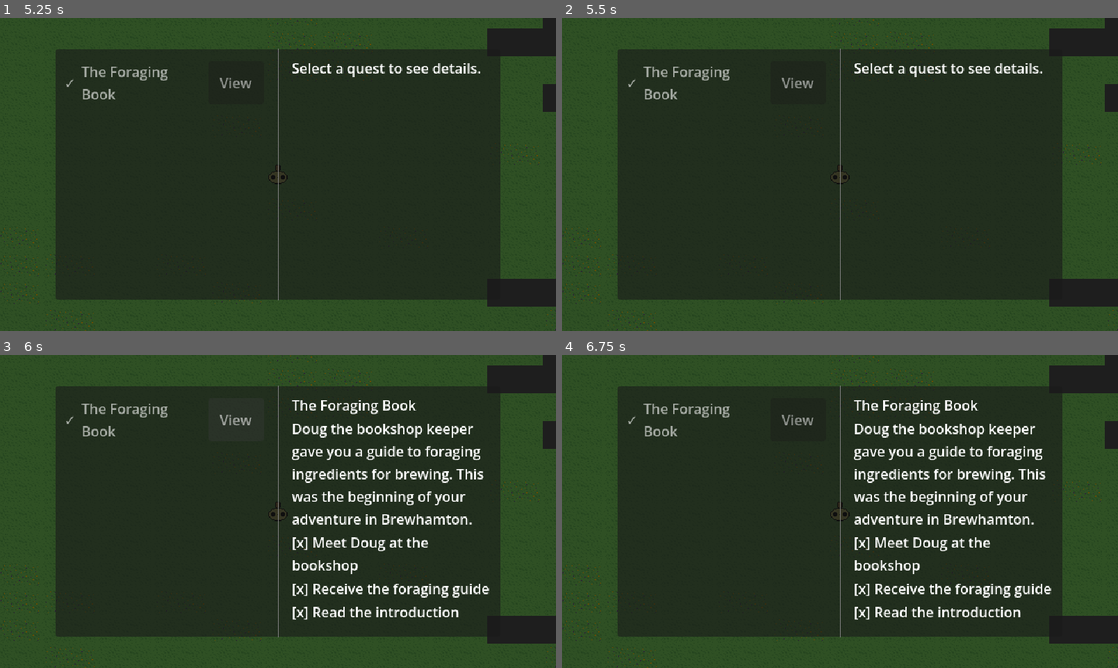
Above: before the commit, frames 1-4 (two rows, left to right).
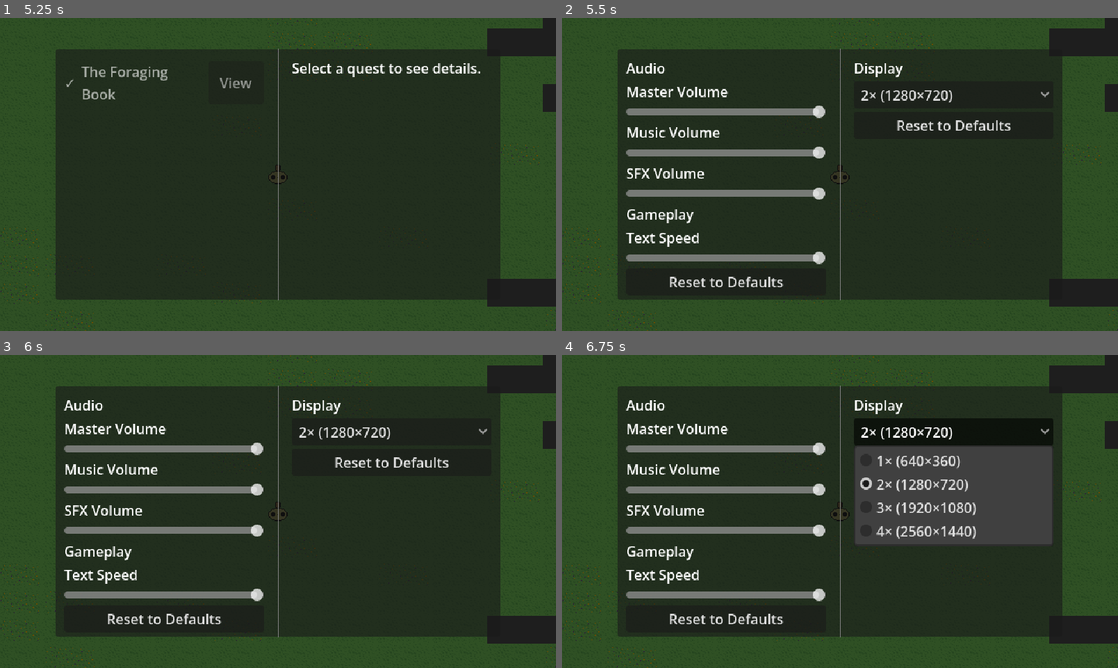
Above: after the commit, the same moments.

Repository: LeftTenant/CreamBun
Game: Godot game, scene res://world/world.tscn
Two runs of this game, one before a commit and one after it. Both use one fixed random seed, a clock stepped at 60 frames per second and the inputs below.
Inputs (mouse positions are in pixels of both pictures, inside the frame that each line leads up to):
- Up to frame 1 (5.25 s): tap Enter at 0.5 s; move the mouse to (400, 158) at 0.52 s; hold D (move_right) 0.53-1.25 s; hold Tab (ui_focus_next) 0.53-1.25 s; click (400, 158) at 0.67 s; tap Page Up (notebook_page_next, bound only after the commit) at 0.8 s; drag from (166, 190) to (250, 237) at 1.27 s; move the mouse to (333, 105) at 2.02 s; hold D (move_right) 2.03-2.75 s; hold Page Down (notebook_page_prev, bound only after the commit) 2.03-2.75 s; tap Tab (ui_focus_next) at 2.3 s; drag from (250, 237) to (111, 127) at 2.77 s; move the mouse to (444, 221) at 3.52 s; hold A (move_left) 3.53-4.25 s; hold R (notebook_recycle) 3.53-4.25 s; tap Page Down (notebook_page_prev, bound only after the commit) at 3.8 s; drag from (111, 127) to (194, 96) at 4.27 s; tap Space at 5 s; move the mouse to (305, 174) at 5.02 s; hold S (move_down) from 5.03 s (still down); hold Q (open_notebook_quests) from 5.03 s (still down); click (305, 174) at 5.17 s
- Up to frame 2 (5.5 s): keep holding S (move_down); keep holding Q (open_notebook_quests); tap Page Up (notebook_page_next, bound only after the commit) at 5.3 s
- Up to frame 3 (6 s): release S (move_down) at 5.75 s; release Q (open_notebook_quests) at 5.75 s; click (233, 420) at 5.75 s, where only the run before the commit has a clickable "View"
- Up to frame 4 (6.75 s): click (951, 433) at 6.5 s, where only the run after the commit has a clickable "2× (1280×720)"

Frame 1 is identical in both runs. In frame 2, 6.4% of the frame differs, in the area x 11-88%, y 14-86%; in frame 3, 11%; in frame 4, 21%, in the area x 11-89%, y 14-86%.

Commit message:
Fix #26: cycle notebook pages with PageUp/PageDown instead of Tab
Page cycling was bound to the built-in ui_focus_next/ui_focus_prev
actions (Tab/Shift+Tab) in notebook.gd _unhandled_input(). Because those
were intercepted only in _unhandled_input, page cycling stopped working
once any Control had focus, since the control consumed Tab first for
normal focus navigation. Replaced them with dedicated notebook_page_next
(PageUp) and notebook_page_prev (PageDown) actions, freeing Tab for UI
focus nav. Updated the design doc and e2e scenarios to match.

Tests:
- New actions exist in the InputMap
- PageUp/PageDown cycle _current_tab forward/backward with wrap-around
- ui_focus_next/prev no longer change the tab while the notebook is open

Closes #26

Co-Authored-By: Claude Opus 4.8 <noreply@anthropic.com>

Diff:
--- a/project.godot
+++ b/project.godot
@@ -96,6 +96,16 @@
 "events": [Object(InputEventKey,"resource_local_to_scene":false,"resource_name":"","device":-1,"window_id":0,"alt_press …(192 unchanged characters)…
 ]
 }
+notebook_page_next={
+"deadzone": 0.5,
+"events": [Object(InputEventKey,"resource_local_to_scene":false,"resource_name":"","device":-1,"window_id":0,"alt_pressed":false,"shift_pressed":false,"ctrl_pressed":false,"meta_pressed":false,"pressed":false,"keycode":0,"physical_keycode":4194323,"key_label":0,"unicode":0,"location":0,"echo":false,"script":null)
+]
+}
+notebook_page_prev={
+"deadzone": 0.5,
+"events": [Object(InputEventKey,"resource_local_to_scene":false,"resource_name":"","device":-1,"window_id":0,"alt_pressed":false,"shift_pressed":false,"ctrl_pressed":false,"meta_pressed":false,"pressed":false,"keycode":0,"physical_keycode":4194324,"key_label":0,"unicode":0,"location":0,"echo":false,"script":null)
+]
+}
 
 [rendering]
 
--- a/tests/integration/notebook/test_notebook_shell.gd
+++ b/tests/integration/notebook/test_notebook_shell.gd
@@ -475,39 +475,76 @@
 
 
 # ---------------------------------------------------------------------------
-# Test 22 — _unhandled_input: Tab key cycles forward through tabs
-# ---------------------------------------------------------------------------
-
-func test_notebook_input_tab_key_cycles_forward() -> void:
-	# While open, Tab advances to the next tab. INVENTORY(0) → MAP(1).
-	# This lets keyboard-only players browse tabs without using hotkeys.
+# Test 22 — PageUp/PageDown actions are registered in the InputMap (issue #26)
+# ---------------------------------------------------------------------------
+
+func test_notebook_page_cycle_actions_exist() -> void:
+	# Issue #26: page cycling was bound to the built-in ui_focus_next/_prev
+	# (Tab/Shift+Tab) actions, which broke once a Control had focus because the
+	# control consumed Tab first. The fix adds dedicated PageUp/PageDown actions.
+	# These must be present in project.godot's InputMap or page cycling cannot
+	# fire at all.
+	assert_true(InputMap.has_action("notebook_page_next"),
+			"InputMap must define notebook_page_next (PageUp) — see issue #26")
+	assert_true(InputMap.has_action("notebook_page_prev"),
+			"InputMap must define notebook_page_prev (PageDown) — see issue #26")
+
+
+# ---------------------------------------------------------------------------
+# Test 23 — _unhandled_input: PageUp cycles forward through tabs (issue #26)
+# ---------------------------------------------------------------------------
+
+func test_notebook_input_page_next_cycles_forward() -> void:
+	# While open, PageUp advances to the next tab. INVENTORY(0) → MAP(1).
+	# This lets keyboard-only players browse tabs without using hotkeys, and
+	# (unlike the old Tab binding) keeps working while a Control has focus.
 	var nb: Notebook = _make_notebook()
 	nb.open(Notebook.NotebookTab.INVENTORY)
 
+	nb._unhandled_input(_make_action("notebook_page_next"))
+
+	assert_eq(nb._current_tab, Notebook.NotebookTab.MAP,
+			"notebook_page_next from INVENTORY must advance _current_tab to MAP")
+
+
+# ---------------------------------------------------------------------------
+# Test 24 — _unhandled_input: PageDown cycles backward and wraps (issue #26)
+# ---------------------------------------------------------------------------
+
+func test_notebook_input_page_prev_cycles_backward_with_wrap() -> void:
+	# PageDown goes backward. From INVENTORY(0), wrapping backward should land
+	# on SESSIONS(4) — the last tab in the enum.
+	var nb: Notebook = _make_notebook()
+	nb.open(Notebook.NotebookTab.INVENTORY)
+
+	nb._unhandled_input(_make_action("notebook_page_prev"))
+
+	assert_eq(nb._current_tab, Notebook.NotebookTab.SESSIONS,
+			"notebook_page_prev from INVENTORY must wrap backward to SESSIONS")
+
+
+# ---------------------------------------------------------------------------
+# Test 25 — ui_focus_next/prev no longer change the tab (issue #26 regression)
+# ---------------------------------------------------------------------------
+
+func test_notebook_input_ui_focus_does_not_change_tab() -> void:
+	# Issue #26 regression guard: Tab / Shift+Tab (ui_focus_next/_prev) must be
+	# left for normal UI focus navigation and must NOT cycle notebook tabs. If
+	# either still moves _current_tab, the old broken binding has crept back in.
+	var nb: Notebook = _make_notebook()
+	nb.open(Notebook.NotebookTab.INVENTORY)
+
 	nb._unhandled_input(_make_action("ui_focus_next"))
-
-	assert_eq(nb._current_tab, Notebook.NotebookTab.MAP,
-			"Tab from INVENTORY must advance _current_tab to MAP")
-
-
-# ---------------------------------------------------------------------------
-# Test 23 — _unhandled_input: Shift+Tab cycles backward and wraps around
-# ---------------------------------------------------------------------------
-
-func test_notebook_input_shift_tab_cycles_backward_with_wrap() -> void:
-	# Shift+Tab goes backward. From INVENTORY(0), wrapping backward should
-	# land on SESSIONS(4) — the last tab in the enum.
-	var nb: Notebook = _make_notebook()
-	nb.open(Notebook.NotebookTab.INVENTORY)
+	assert_eq(nb._current_tab, Notebook.NotebookTab.INVENTORY,
+			"ui_focus_next must NOT change the tab — it is reserved for UI focus")
 
 	nb._unhandled_input(_make_action("ui_focus_prev"))
-
-	assert_eq(nb._current_tab, Notebook.NotebookTab.SESSIONS,
-			"Shift+Tab from INVENTORY must wrap backward to SESSIONS")
-
-
-# ---------------------------------------------------------------------------
-# Test 24 — close(): writes the current SaveManager.settings to settings.tres
+	assert_eq(nb._current_tab, Notebook.NotebookTab.INVENTORY,
+			"ui_focus_prev must NOT change the tab — it is reserved for UI focus")
+
+
+# ---------------------------------------------------------------------------
+# Test 26 — close(): writes the current SaveManager.settings to settings.tres
 # ---------------------------------------------------------------------------
 
 func test_notebook_close_writes_settings_to_disk() -> void:
@@ -530,7 +567,7 @@
 
 
 # ---------------------------------------------------------------------------
-# Test 25 — close() -> load_settings(): round-trips a changed setting
+# Test 27 — close() -> load_settings(): round-trips a changed setting
 # ---------------------------------------------------------------------------
 
 func test_notebook_close_then_load_settings_round_trips_changed_value() -> void:
@@ -558,7 +595,7 @@
 
 
 # ---------------------------------------------------------------------------
-# Test 26 — reopen to Settings after close shows persisted (non-default) values
+# Test 28 — reopen to Settings after close shows persisted (non-default) values
 # ---------------------------------------------------------------------------
 
 func test_reopen_to_settings_after_close_shows_persisted_values() -> void:
@@ -589,7 +626,7 @@
 
 
 # ---------------------------------------------------------------------------
-# Test 27 — settings-only edit + close does not change PlayerData.to_resource()
+# Test 29 — settings-only edit + close does not change PlayerData.to_resource()
 # ---------------------------------------------------------------------------
 
 func test_settings_edit_and_close_does_not_change_player_data() -> void:
@@ -625,7 +662,7 @@
 
 
 # ---------------------------------------------------------------------------
-# Test 28 — close() persists settings regardless of which tab was last active
+# Test 30 — close() persists settings regardless of which tab was last active
 # ---------------------------------------------------------------------------
 
 func test_notebook_close_persists_settings_regardless_of_active_tab() -> void:
@@ -651,7 +688,7 @@
 
 
 # ---------------------------------------------------------------------------
-# Test 29 — close(): notebook_closed still emits exactly once with the new hook
+# Test 31 — close(): notebook_closed still emits exactly once with the new hook
 # ---------------------------------------------------------------------------
 
 func test_notebook_close_emits_notebook_closed_exactly_once_with_save_hook() -> void:
--- a/ui/notebook/notebook.gd
+++ b/ui/notebook/notebook.gd
@@ -92,13 +92,19 @@
 		else:
 			open(_last_tab)
 		get_viewport().set_input_as_handled()
-	elif visible and event.is_action_pressed("ui_focus_next"):
-		# Tab key: cycle forward through notebook tabs while the notebook is open.
-		# We consume Tab here so it does not move UI focus to buttons/sliders.
+	elif visible and event.is_action_pressed("notebook_page_next"):
+		# PageUp: cycle forward through notebook tabs while the notebook is open.
+		# Issue #26: this used to be bound to ui_focus_next (Tab), but a focused
+		# Control (e.g. a Settings slider) consumes Tab for focus navigation
+		# before it reaches us here. Dedicated PageUp/PageDown actions keep
+		# page cycling working regardless of focus, and Tab is left free for
+		# normal UI focus navigation. On macOS laptops without a PageUp key,
+		# use fn+up arrow.
 		_switch_tab((_current_tab + 1) % NotebookTab.size())
 		get_viewport().set_input_as_handled()
-	elif visible and event.is_action_pressed("ui_focus_prev"):
-		# Shift+Tab: cycle backward.
+	elif visible and event.is_action_pressed("notebook_page_prev"):
+		# PageDown: cycle backward (see notebook_page_next above). On macOS
+		# laptops without a PageDown key, use fn+down arrow.
 		_switch_tab((_current_tab - 1 + NotebookTab.size()) % NotebookTab.size())
 		get_viewport().set_input_as_handled()
 
Not shown, changed: .claude/agent-memory/game-designer/feedback_input_approach.md
Not shown, changed: docs/features/notebook/design.md
Not shown, changed: tests/e2e/notebook/settings_controls.md
Not shown, changed: tests/e2e/notebook/tab_navigation.md
Not shown, changed: tests/e2e/notebook/test_plan.md
Not shown, added: tests/integration/notebook/test_plan_issue_26.md
